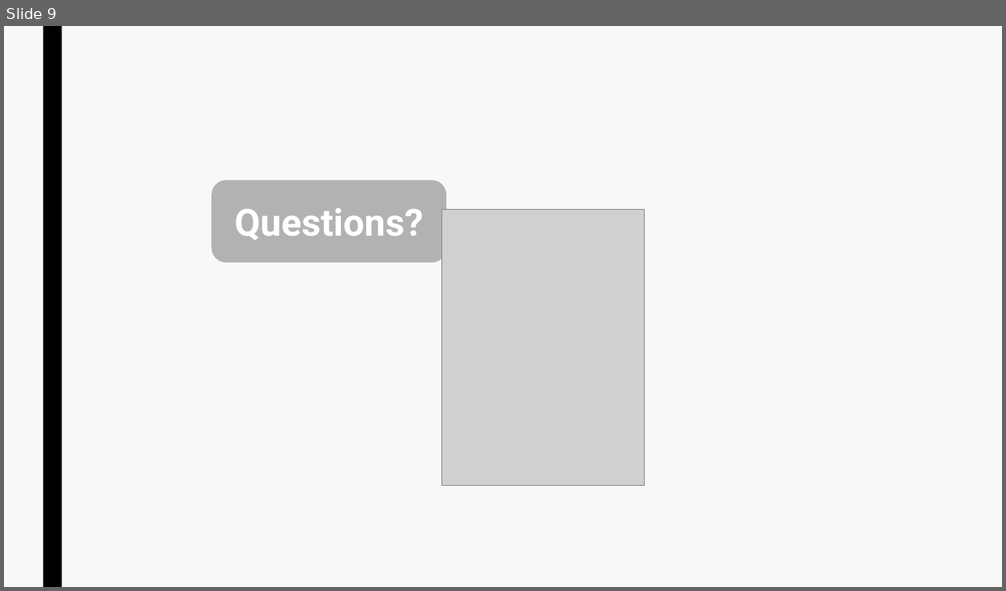
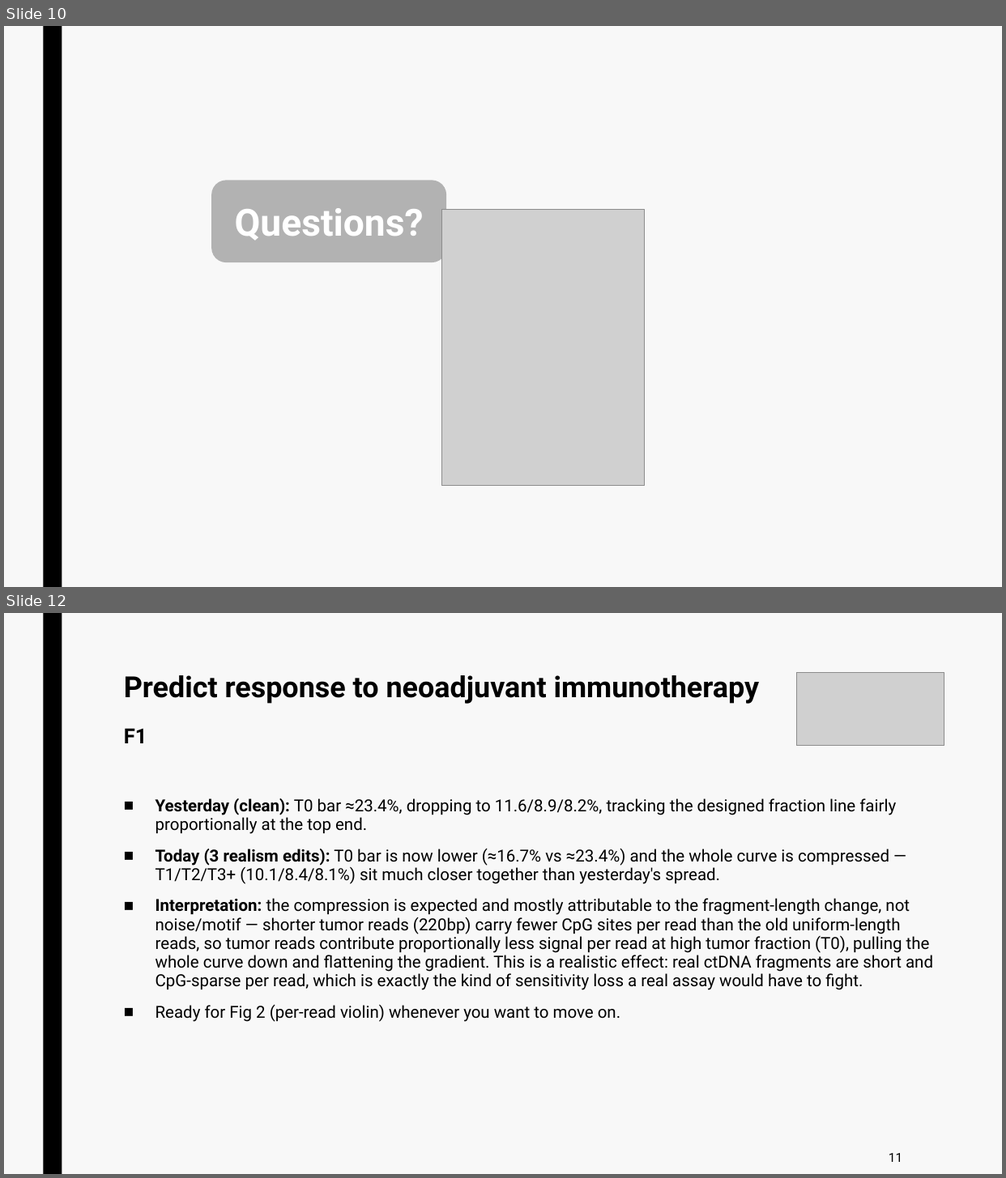
Before and after one commit to jurtasun/presentations, a slide deck: 202609_vhio_symposium/202609_vhio_technical.ppt. Shown one above the other, each under a label of ours: slide 9 before the commit, slides 10 and 12 after it; the slides between them are not shown. The pictures are 1006x591 and 1006x1178 pixels, drawn with LibreOffice and Linux fonts; fonts in the diff are those of the drawing; grey boxes stand for pictures. Boxes give left, top, right and bottom in pixels: in the first picture for what was removed or moved away, otherwise in the second. Text is boxed around its words. In the diff, an @@ line names an element or a change of style, - is before the commit and + after.

```diff
--- a/202609_vhio_symposium/202609_vhio_technical.ppt
+++ b/202609_vhio_symposium/202609_vhio_technical.ppt
@@ slide 12 added at (4,613,1002,1174), background #F8F8F8; not listed: 1 template element that a slide beside it also shows @@
@@ title added at (124,675,760,743), 28 pt, text #000000, bold @@
+Predict response to neoadjuvant immunotherapy
+F1
@@ picture added at (797,672,945,746) @@
@@ text added at (155,798,933,1022), 16 pt, text #000000 @@
+■ Yesterday (clean): T0 bar ≈23.4%, dropping to 11.6/8.9/8.2%, tracking the designed fraction line fairly proportionally at the top end.
+■ Today (3 realism edits): T0 bar is now lower (≈16.7% vs ≈23.4%) and the whole curve is compressed — T1/T2/T3+ (10.1/8.4/8.1%) sit much closer together than yesterday's spread.
+■ Interpretation: the compression is expected and mostly attributable to the fragment-length change, not noise/motif — shorter tumor reads (220bp) carry fewer CpG sites per read than the old uniform-length reads, so tumor reads contribute proportionally less signal per read at high tumor fraction (T0), pulling the whole curve down and flattening the gradient. This is a realistic effect: real ctDNA fragments are short and CpG-sparse per read, which is exactly the kind of sensitivity loss a real assay would have to fight.
+■ Ready for Fig 2 (per-read violin) whenever you want to move on.
@@ page number added at (889,1153,902,1162), 12 pt, text #000000 @@
+11
@@ what was slide 9 is now slide 10 @@
```
Also in this commit, not shown: 3 slides changed, 10 other slides added, 8 slides removed, 10 other files.
